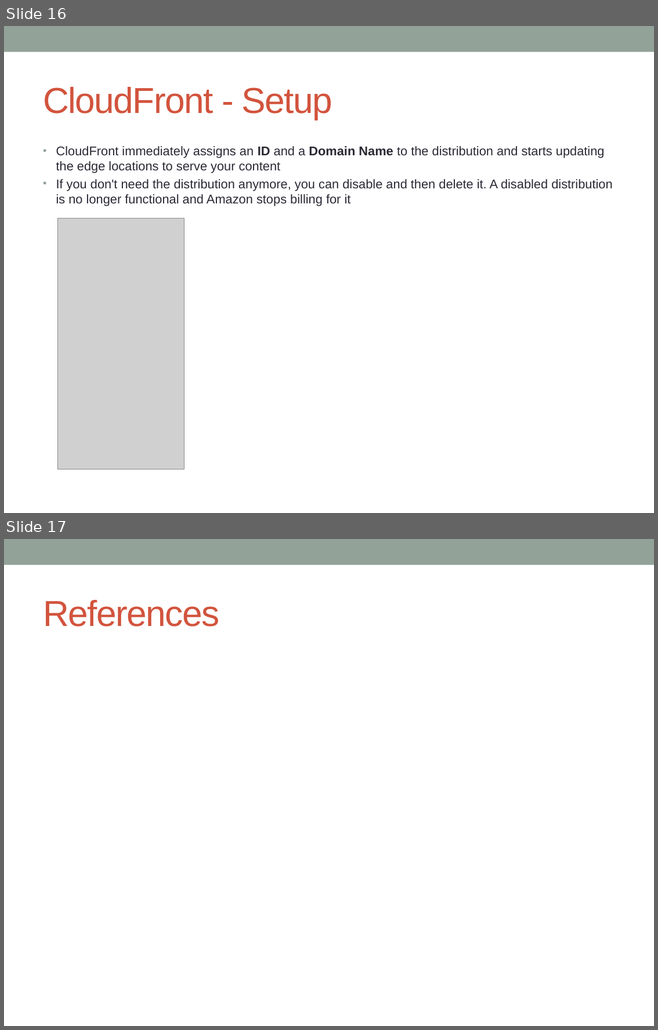
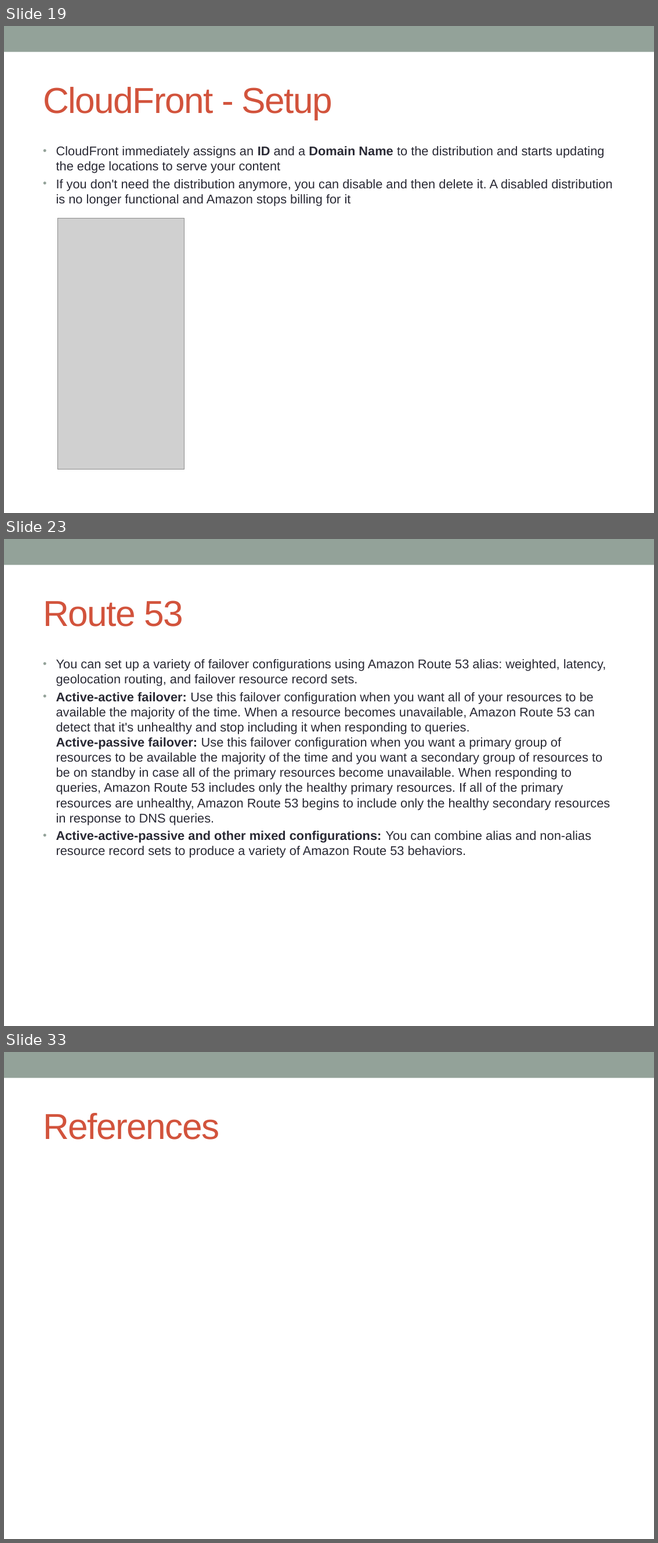
Before and after one commit to notionquest/ProjectDocumentation, a slide deck: AWS_Solution_Architect.pptx. Shown one above the other, each under a label of ours: slides 16 and 17 before the commit, slides 19, 23 and 33 after it; the slides between them are not shown. The pictures are 658x1030 and 658x1543 pixels, drawn with LibreOffice and Linux fonts; fonts in the diff are those of the drawing; grey boxes stand for pictures. Boxes give left, top, right and bottom in pixels: in the first picture for what was removed or moved away, otherwise in the second. Text is boxed around its words. In the diff, an @@ line names an element or a change of style, - is before the commit and + after.

```diff
--- a/AWS_Solution_Architect.pptx
+++ b/AWS_Solution_Architect.pptx
@@ slide 23 added at [4, 539, 654, 1026], background #FFFFFF; not listed: 1 template element that a slide beside it also shows @@
@@ title added at [43, 600, 183, 627], 40 pt, text #D2533C @@
+Route 53
@@ text added at [56, 659, 610, 858], 14 pt, text #292934 @@
+• You can set up a variety of failover configurations using Amazon Route 53 alias: weighted, latency, geolocation routing, and failover resource record sets.
+• Active-active failover: Use this failover configuration when you want all of your resources to be available the majority of the time. When a resource becomes unavailable, Amazon Route 53 can detect that it's unhealthy and stop including it when responding to queries.
+  Active-passive failover: Use this failover configuration when you want a primary group of resources to be available the majority of the time and you want a secondary group of resources to be on standby in case all of the primary resources become unavailable. When responding to queries, Amazon Route 53 includes only the healthy primary resources. If all of the primary resources are unhealthy, Amazon Route 53 begins to include only the healthy secondary resources in response to DNS queries.
+• Active-active-passive and other mixed configurations: You can combine alias and non-alias resource record sets to produce a variety of Amazon Route 53 behaviors.
@@ what was slide 16 is now slide 19 @@
@@ what was slide 17 is now slide 33 @@
```
Also in this commit, not shown: 4 slides changed, 15 other slides added.
